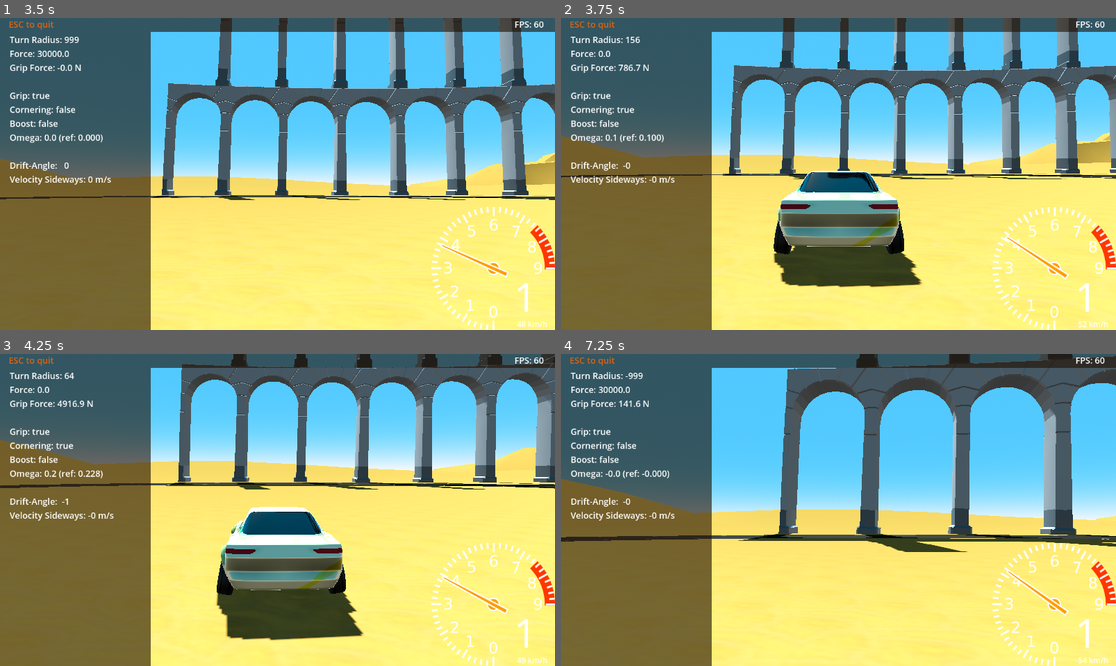
Above: before the commit, frames 1-4 (two rows, left to right).
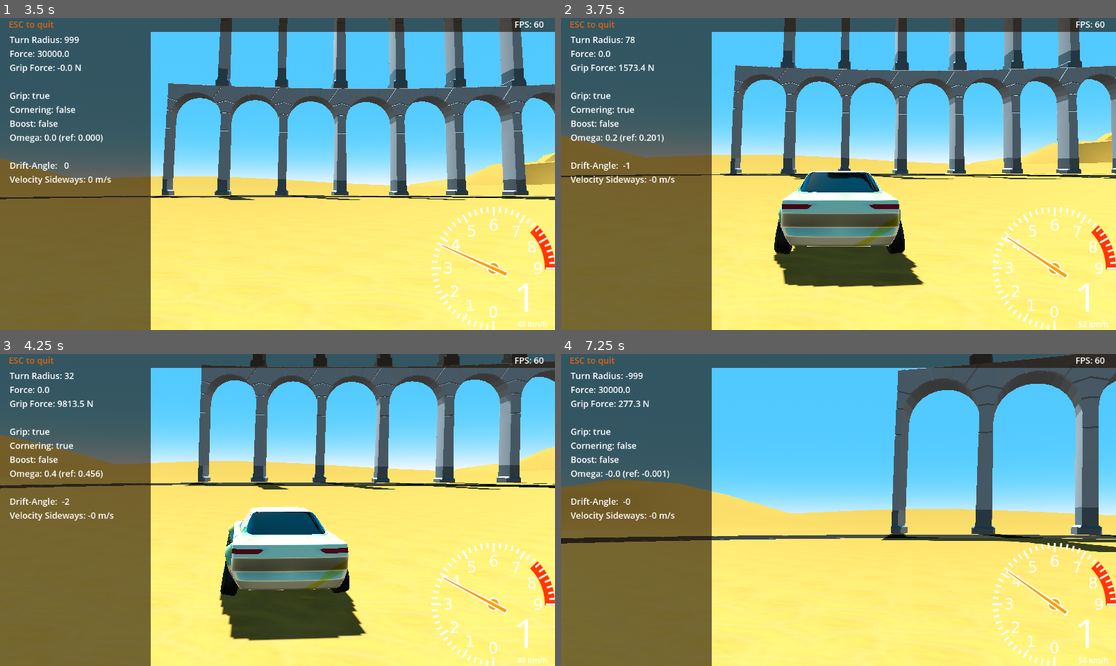
Above: after the commit, the same moments.

Repository: tomaga-dev/DriftCarG4
Game: Godot game, scene res://Scenes/Start.tscn
Two runs of this game, one before a commit and one after it. Both use one fixed random seed, a clock stepped at 60 frames per second and the inputs below.
Inputs:
- Up to frame 1 (3.5 s): hold Right (controller_right) 0.53-1.28 s; tap C (controller_camera) at 0.6, 2.1 s; hold Down (controller_brake) 1.28-2.03 s; tap Space (controller_camera_rotate) at 1.35, 2.85 s; tap Enter at 2 s; hold Right (controller_right) 2.03-2.78 s; hold Up (controller_accelerate) from 2.78 s (still down)
- Up to frame 2 (3.75 s): release Up (controller_accelerate) at 3.53 s; hold Left (controller_left) from 3.53 s (still down); tap C (controller_camera) at 3.6 s
- Up to frame 3 (4.25 s): keep holding Left (controller_left)
- Up to frame 4 (7.25 s): tap Space (controller_camera_rotate) at 4.35, 5.85 s; release Left (controller_left) at 5.03 s; hold Down (controller_brake) 5.03-5.78 s; tap C (controller_camera) at 5.1, 6.6 s; hold Right (controller_right) 5.78-6.53 s; hold Up (controller_accelerate) from 6.53 s (still down)

Frame 1 is identical in both runs. In frame 2, 2.8% of the frame differs, in the area x 0-100%, y 0-87%; in frame 3, 17%; in frame 4, 19%, in the area x 0-100%, y 0-98%.

Commit message:
Handling has been improved
The boost is only applied when countersteering. Setting the grip flag to
true when omega is zero was an error (has been removed).

Diff:
--- a/Drift Car/Scenes/Start.tscn
+++ b/Drift Car/Scenes/Start.tscn
@@ -165,7 +165,6 @@
 transform = Transform3D(1, 0, 0, 0, 1, 0, 0, 0, 1, 0, 0.35, 38.963)
 max_force = 30000.0
 rev_normalized_max = 0.7
-omega_max_drift = 1.4
 
 [node name="CameraTarget" type="Node3D" parent="Monteri"]
 transform = Transform3D(1, 0, 0, 0, 1, 0, 0, 0, 1, 0, 0.87, 0)
--- a/Drift Car/Scenes/VehicleController/VehicleController.gd
+++ b/Drift Car/Scenes/VehicleController/VehicleController.gd
@@ -5,7 +5,7 @@
 signal query_driver(vehicle: VehicleController)
 
 @export var max_force: float = 20000
-@export var boost_factor: float = 1.5
+@export var boost_factor: float = 1.7
 @export var rev_min: float = 1
 @export var rev_multiplier: float = 5 # Higher values result in higher revs.
 @export var rev_normalized_max: float = 1
@@ -13,8 +13,8 @@
 @export var vmax_wheel_spin: float = 6
 @export var force_curve: Curve
 @export var omega_curve: Curve
-@export var omega_max: float = 0.3
-@export var omega_max_drift: float = 0.9
+@export var omega_max: float = 0.6
+@export var omega_max_drift: float = 1.7
 @export var spring_distance_max_in: float = 0.07
 @export var spring_distance_max_out: float = 0.14
 # Hard spring.
@@ -103,7 +103,7 @@
 			if is_cornering:
 				has_grip = false
 		else:
-			if is_drift_agle_below(deg_to_rad(1)):
+			if is_drift_agle_less_than(deg_to_rad(1)):
 				has_grip = true
 				is_cornering = false
 	else:
@@ -111,7 +111,7 @@
 			is_cornering = true
 		else:
 			is_cornering = false
-			if is_drift_agle_below(deg_to_rad(9)) || is_zero_approx(omega_reference):
+			if is_drift_agle_less_than(deg_to_rad(9)):
 				has_grip = true
 	if has_grip:
 		drift_controller.reset()
@@ -145,7 +145,7 @@
 	wheel_state.update(delta, vehicle_state.velocity_front_axis, vehicle_state.velocity_rear_axis)
 	update_wheel_rotation(delta, steering)
 
-func is_drift_agle_below(angle: float):
+func is_drift_agle_less_than(angle: float):
 	if vehicle_state.drift_angle_measurement > -angle && vehicle_state.drift_angle_measurement < angle:
 		return true
 	return false
@@ -169,17 +169,18 @@
 	apply_force(grip_force_vector, offset_drive)
 
 func adjust_cornering(delta: float):
-	apply_boost = true
 	if driver.did_steer_left:
 		if omega_reference < 0: # countersteer
-			omega_reference = lerp(omega_reference, omega_max_drift, 1.2 * delta)
-		else:
-			omega_reference = lerp(omega_reference, omega_max_drift, 8 * delta)
+			apply_boost = true
+			omega_reference = lerp(omega_reference, omega_max_drift, 0.9 * delta)
+		else:
+			omega_reference = lerp(omega_reference, omega_max_drift, 2 * delta)
 	else: if driver.did_steer_right:
 		if omega_reference > 0: # countersteer
-			omega_reference = lerp(omega_reference, -omega_max_drift, 1.2 * delta)
-		else:
-			omega_reference = lerp(omega_reference, -omega_max_drift, 8 * delta)
+			apply_boost = true
+			omega_reference = lerp(omega_reference, -omega_max_drift, 0.9 * delta)
+		else:
+			omega_reference = lerp(omega_reference, -omega_max_drift, 2 * delta)
 	else:
 		if is_cornering:
 			omega_reference = lerp(omega_reference, 0.0, 0.1 * delta)
